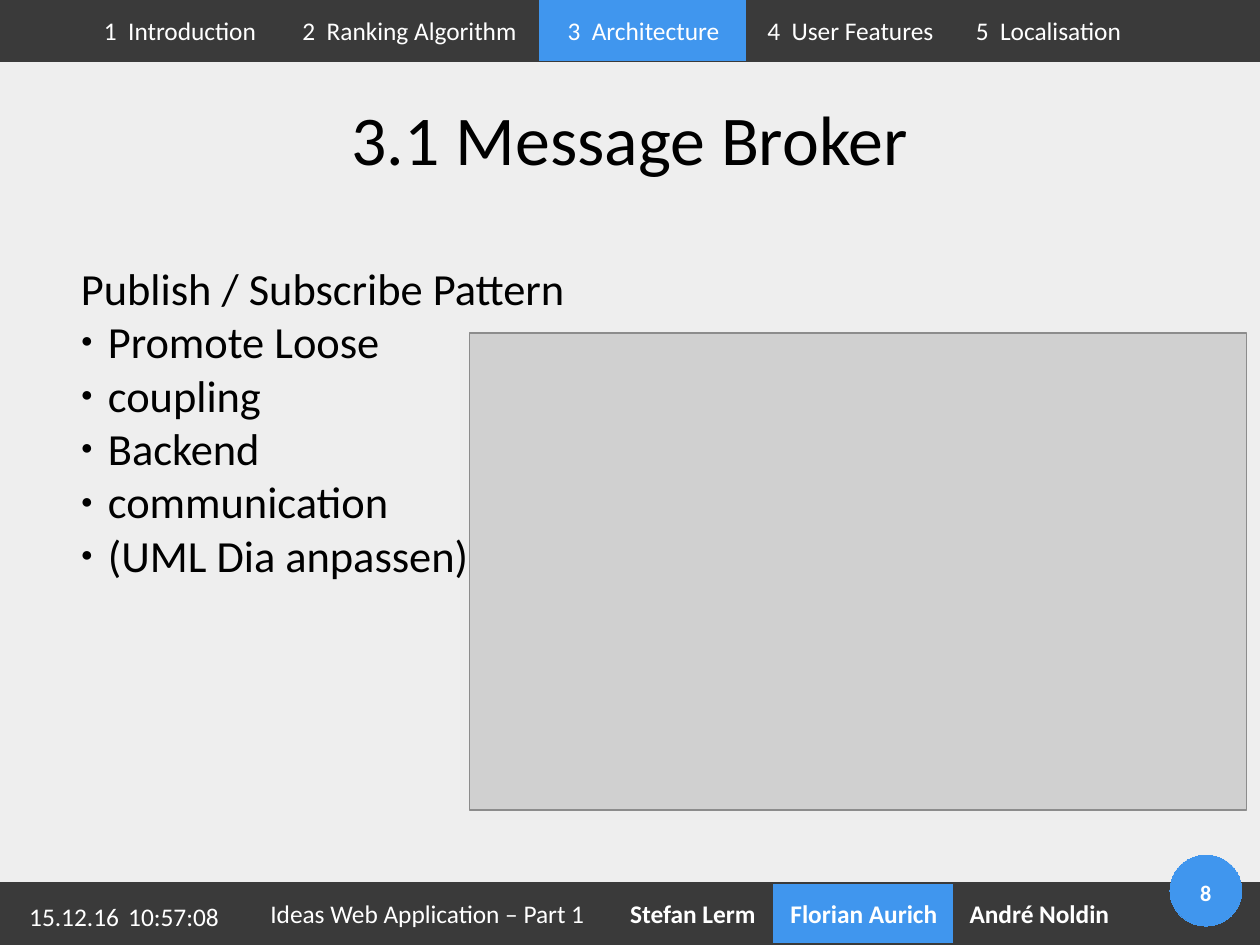
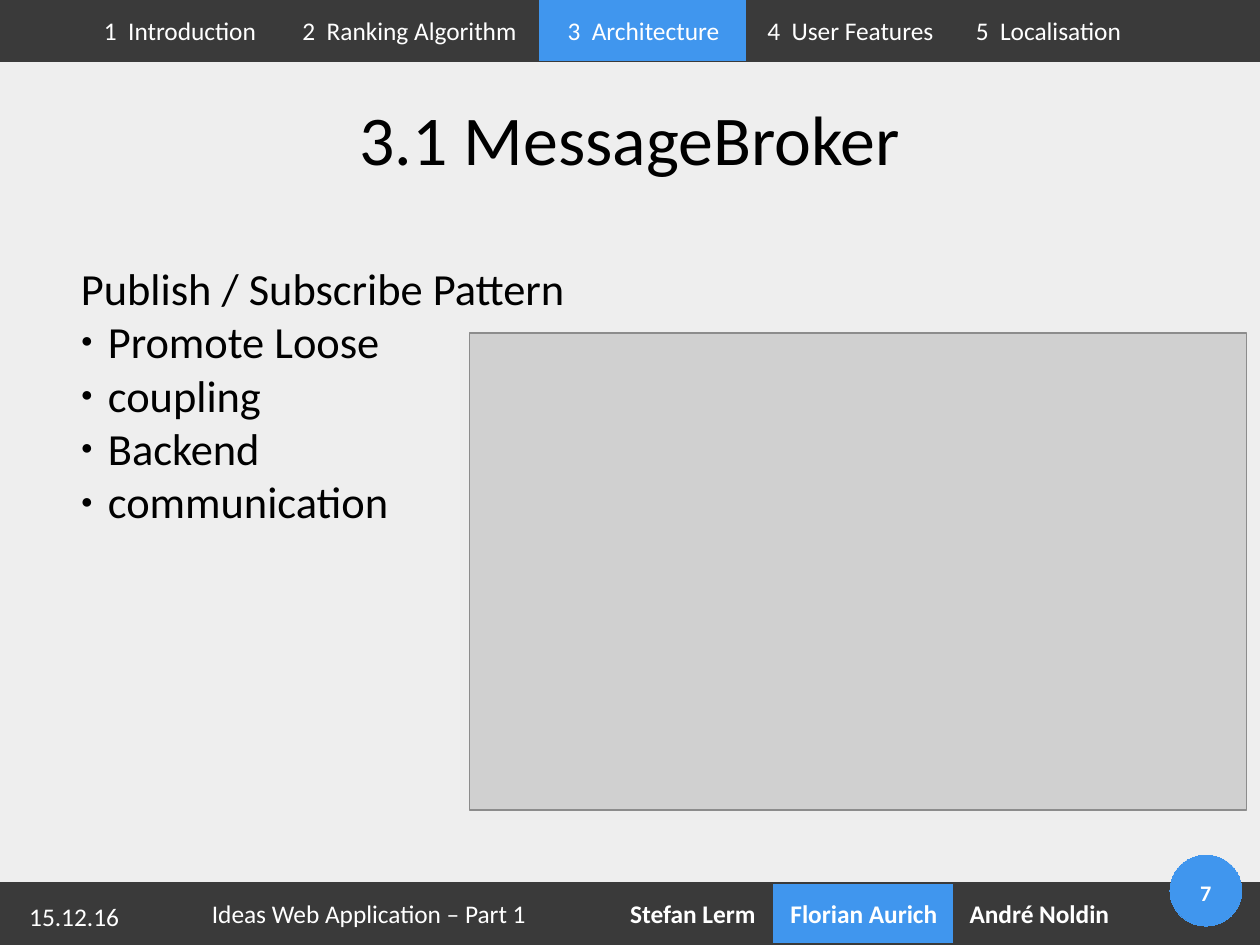
Before and after one commit to Geopras/IdeaWatcher, a slide deck: slide 7 of presentation/part1.odp (slide 8 before the commit). Drawn at 1260x945 pixels with LibreOffice and Linux fonts; fonts in the diff are those of the drawing; grey boxes stand for pictures; background and template pictures are left out. Boxes give left, top, right and bottom in pixels: in the first picture for what was removed or moved away, otherwise in the second. Text is boxed around its words. In the diff, an @@ line names an element or a change of style, - is before the commit and + after.

```diff
--- a/presentation/part1.odp
+++ b/presentation/part1.odp
@@ title at (360, 116, 900, 177): spaces changed @@
-3.1 Message Broker
+3.1 MessageBroker
@@ text at (108, 539, 468, 580): paragraph removed @@
-● (UML Dia anpassen)
@@ rectangle "Ideas Web Application – Part ...": place and size @@
-rectangle "Ideas Web Application – Part ..." at (244, 885, 613, 943)
+rectangle "Ideas Web Application – Part ..." at (184, 885, 553, 943)
@@ page number at (1200, 886, 1211, 901): text changed @@
-8
+7
@@ text removed at (128, 908, 218, 926) @@
-10:57:08
```
Also in this commit, not shown: 13 other slides changed, 1 slide added, 2 other files.
